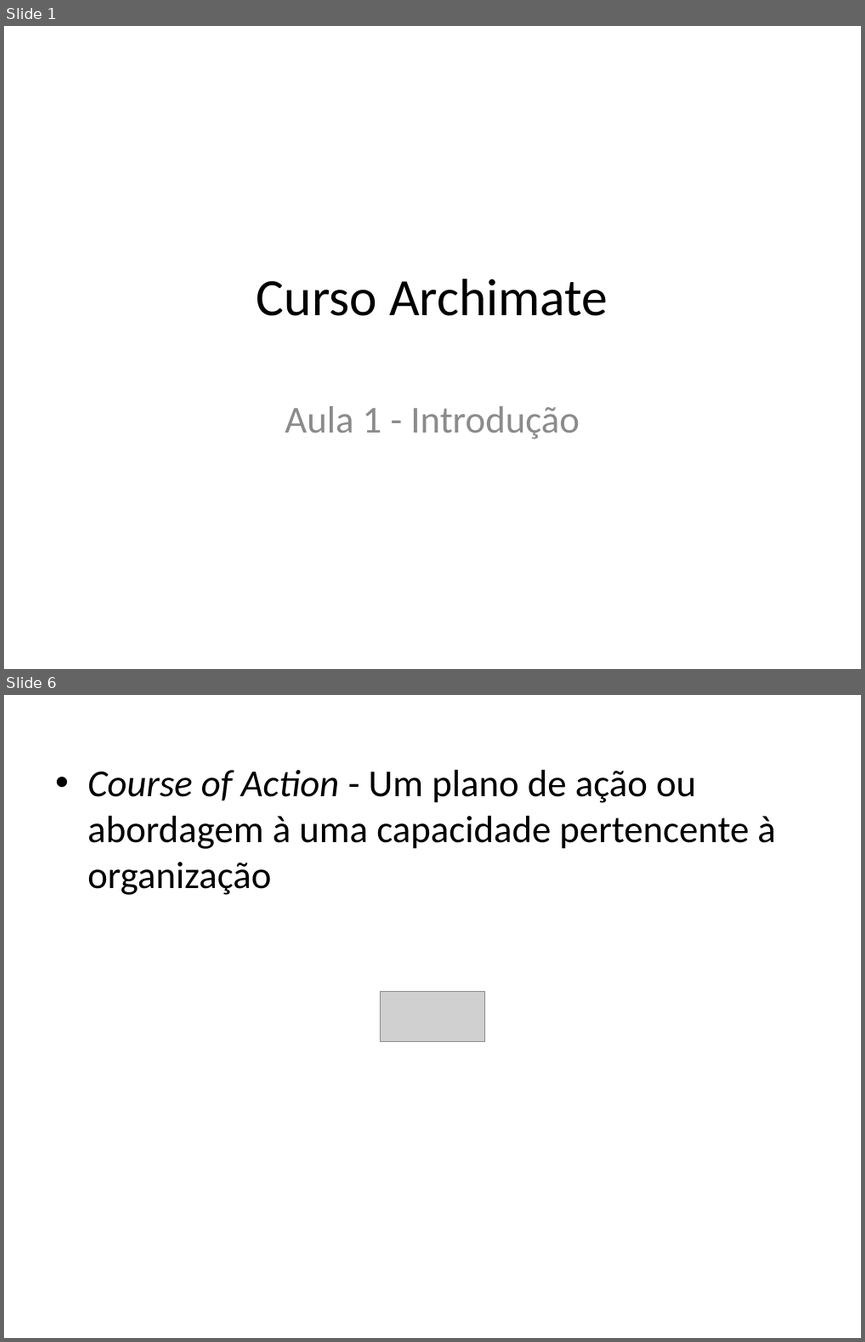
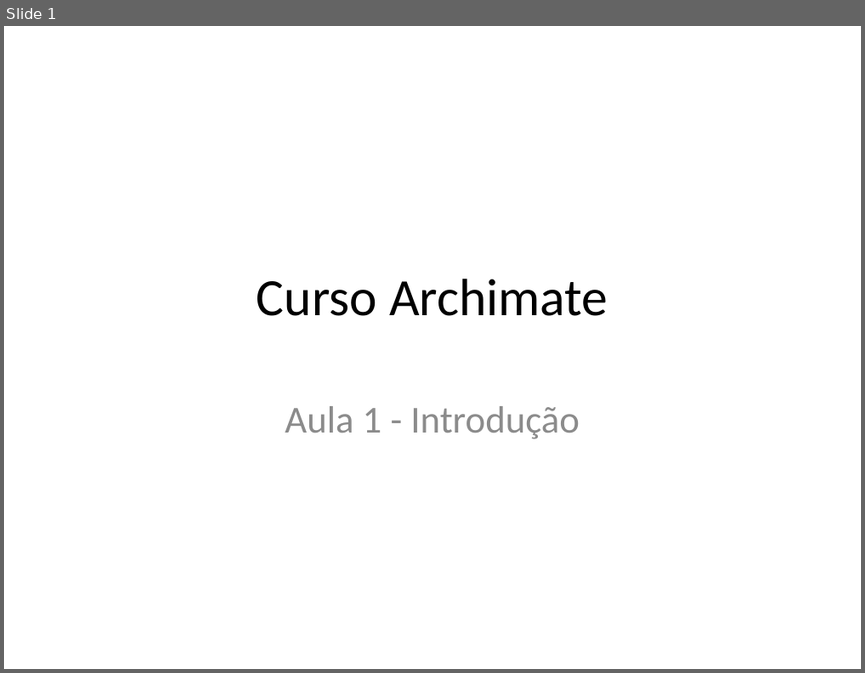
Before and after one commit to Vanzz/Educacao, a slide deck: Archimate/Archimate Curso/Curso Archimate - Aula 1.pptx. Shown one above the other, each under a label of ours: slides 1 and 6 before the commit, slide 1 after it; the slides between them are not shown. The pictures are 865x1342 and 865x673 pixels, drawn with LibreOffice and Linux fonts; fonts in the diff are those of the drawing; grey boxes stand for pictures. Boxes give left, top, right and bottom in pixels: in the first picture for what was removed or moved away, otherwise in the second. Text is boxed around its words. In the diff, an @@ line names an element or a change of style, - is before the commit and + after.

```diff
--- a/Archimate/Archimate Curso/Curso Archimate - Aula 1.pptx
+++ b/Archimate/Archimate Curso/Curso Archimate - Aula 1.pptx
@@ slide 6 removed at box(4, 695, 861, 1338), background #FFFFFF @@
@@ text removed at box(87, 770, 775, 895) @@
-• Course of Action - Um plano de ação ou abordagem à uma capacidade pertencente à organização
@@ picture removed at box(381, 992, 484, 1041) @@
```
Also in this commit, not shown: 1 slide changed, 10 slides added, 55 other slides removed, 14 other files.
